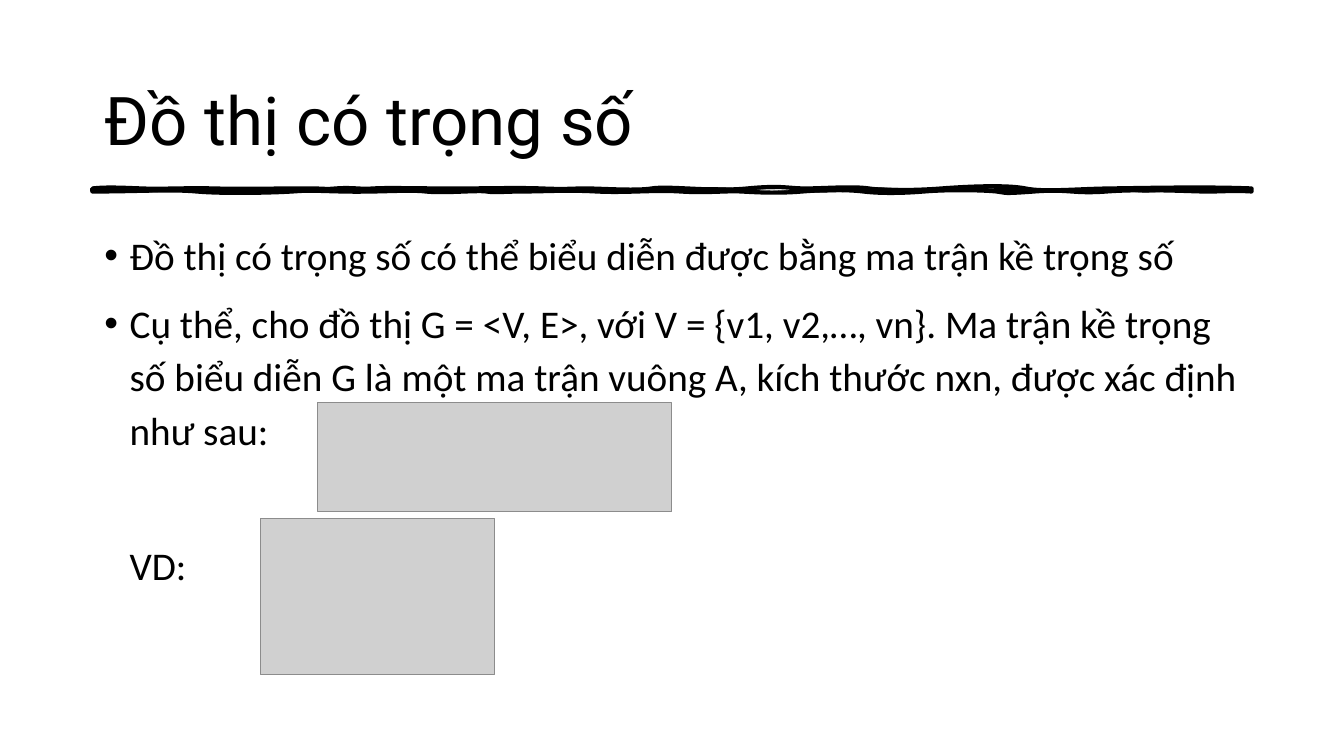
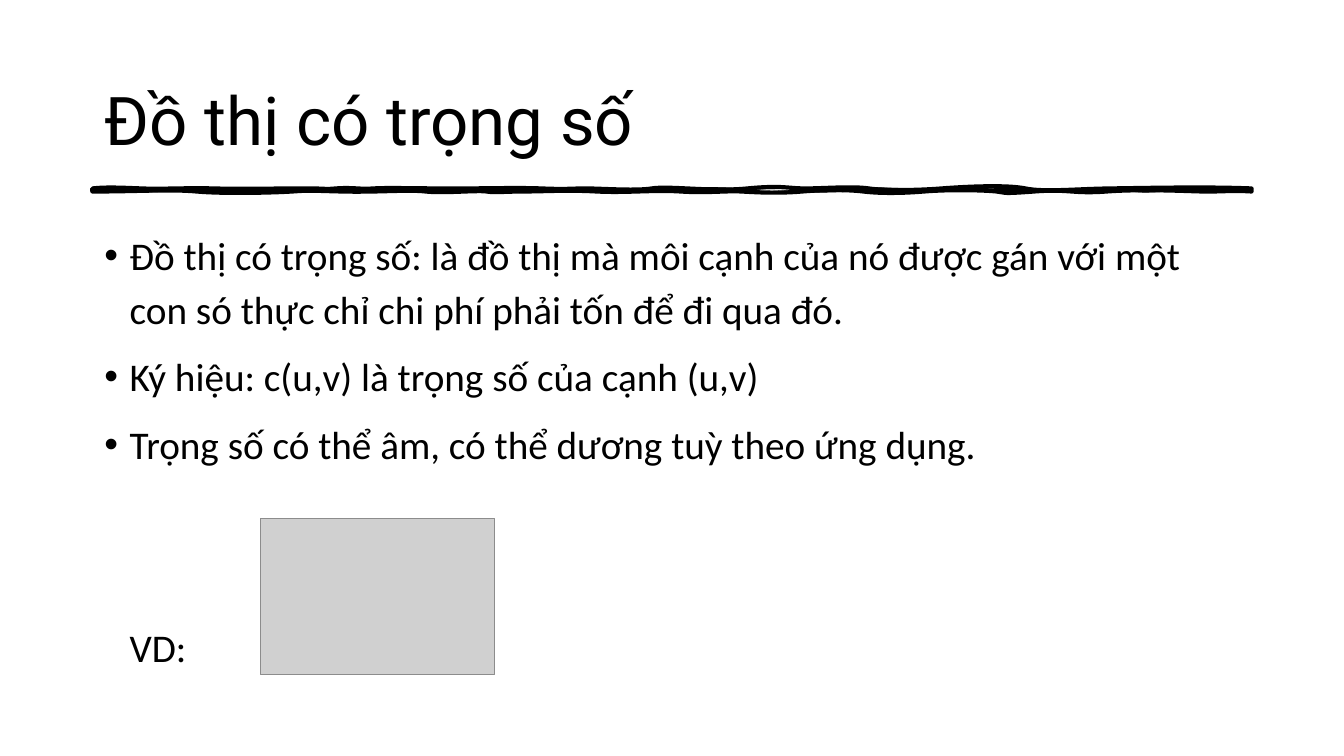
Before and after one commit to thathcmus/CTDL_GT, a slide deck: slide 41 of Cau_Truc_Du_Lieu_Do_Thi_Va_Ung_Dung.pptx (slide 12 before the commit). Drawn at 1344x756 pixels with LibreOffice and Linux fonts; fonts in the diff are those of the drawing; grey boxes stand for pictures. Boxes give left, top, right and bottom in pixels: in the first picture for what was removed or moved away, otherwise in the second. Text is boxed around its words. In the diff, an @@ line names an element or a change of style, - is before the commit and + after.

```diff
--- a/Cau_Truc_Du_Lieu_Do_Thi_Va_Ung_Dung.pptx
+++ b/Cau_Truc_Du_Lieu_Do_Thi_Va_Ung_Dung.pptx
@@ text at box(130, 240, 1180, 466): text changed @@
-• Đồ thị có trọng số có thể biểu diễn được bằng ma trận kề trọng số
-• Cụ thể, cho đồ thị G = <V, E>, với V = {v1, v2,…, vn}. Ma trận kề trọng số biểu diễn G là một ma trận vuông A, kích thước nxn, được xác định như sau:
+• Đồ thị có trọng số: là đồ thị mà môi cạnh của nó được gán với một con só thực chỉ chi phí phải tốn để đi qua đó.
+• Ký hiệu: c(u,v) là trọng số của cạnh (u,v)
+• Trọng số có thể âm, có thể dương tuỳ theo ứng dụng.
@@ picture removed at box(318, 402, 671, 511) @@
```
Also in this commit, not shown: 3 other slides changed, 29 slides added, 5 other files.
